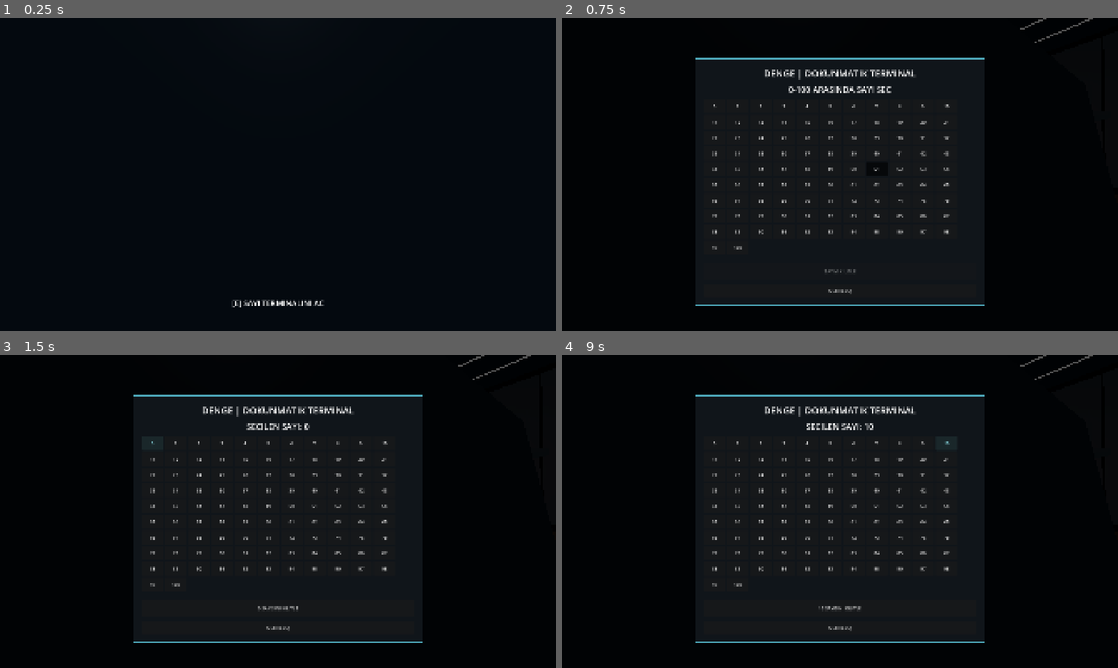
Above: before the commit, frames 1-4 (two rows, left to right).
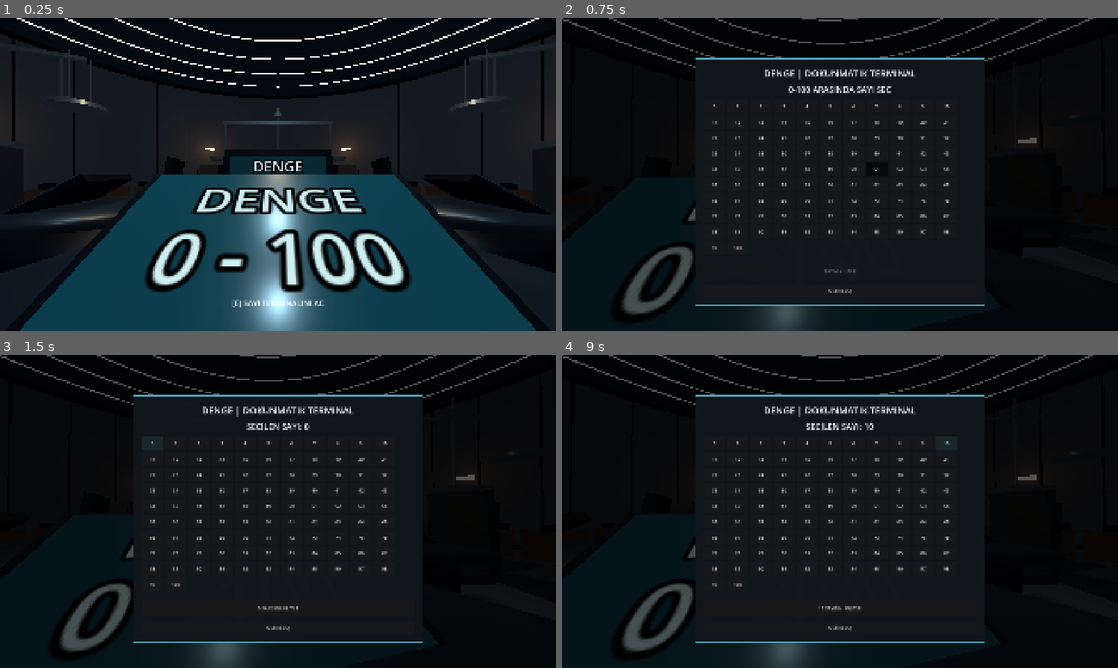
Above: after the commit, the same moments.

Repository: SerkanAydin06/DENGE
Game: Godot game, scene res://scenes/game_room.tscn
Same seed, same stepped clock (60 frames per second), same inputs: the game is played once before the commit and once after it.
Inputs (mouse positions are in pixels of both pictures, inside the frame that each line leads up to):
- Up to frame 1 (0.25 s): no input
- Up to frame 2 (0.75 s): tap Enter at 0.5 s; move the mouse to (867, 174) at 0.52 s; tap E at 0.6 s; click (867, 174) at 0.67 s
- Up to frame 3 (1.5 s): click "0" at 1.25 s
- Up to frame 4 (9 s): click "1" at 2 s; click "2" at 2.75 s; click "3" at 3.5 s; click "4" at 4.25 s; click "5" at 5 s; click "6" at 5.75 s; click "7" at 6.5 s; click "8" at 7.25 s; click "9" at 8 s; click "10" at 8.75 s

The runs differ from the first frame. In frame 1, 39% of the frame differs, in the area x 0-100%, y 0-100%; in frame 2, 3.4%; in frame 3, 3.4%; in frame 4, 3.4%.

Commit message:
Use clean trapezoidal desk meshes instead of editor-noisy CSGPolygon3D

Diff:
--- a/scenes/props/player_station.tscn
+++ b/scenes/props/player_station.tscn
@@ -1,6 +1,8 @@
-[gd_scene load_steps=26 format=3]
+[gd_scene load_steps=28 format=3]
 
 [ext_resource type="Script" path="res://scripts/player_station.gd" id="1_script"]
+[ext_resource type="Mesh" path="res://assets/models/angled_desk_top.obj" id="mesh_top"]
+[ext_resource type="Mesh" path="res://assets/models/angled_desk_body.obj" id="mesh_body"]
 [ext_resource type="Material" path="res://assets/materials/concrete.tres" id="m_concrete"]
 [ext_resource type="Material" path="res://assets/materials/dark_concrete.tres" id="m_dark_concrete"]
 [ext_resource type="Material" path="res://assets/materials/polished_floor.tres" id="m_polished_floor"]
@@ -100,21 +102,15 @@
 
 [node name="Desk" type="Node3D" parent="."]
 
-[node name="DeskTop" type="CSGPolygon3D" parent="Desk"]
-position = Vector3(0, 0.87, -0.89)
-rotation_degrees = Vector3(90, 0, 0)
-mode = 1
-depth = 0.1
-polygon = PackedVector2Array(-1.05, -0.64, 1.05, -0.64, 0.75, 0.66, -0.75, 0.66)
-material = ExtResource("m_desk")
+[node name="DeskTop" type="MeshInstance3D" parent="Desk"]
+mesh = ExtResource("mesh_top")
+material_override = ExtResource("m_desk")
+position = Vector3(0, 0.84, -0.86)
 
-[node name="DeskBody" type="CSGPolygon3D" parent="Desk"]
-position = Vector3(0, 0.76, -0.88)
-rotation_degrees = Vector3(90, 0, 0)
-mode = 1
-depth = 0.64
-polygon = PackedVector2Array(-0.82, -0.51, 0.82, -0.51, 0.58, 0.52, -0.58, 0.52)
-material = ExtResource("m_dark_metal")
+[node name="DeskBody" type="MeshInstance3D" parent="Desk"]
+mesh = ExtResource("mesh_body")
+material_override = ExtResource("m_dark_metal")
+position = Vector3(0, 0.78, -0.86)
 
 [node name="TouchConsole" type="Node3D" parent="Desk"]
 position = Vector3(0, 1.02, -0.63)
